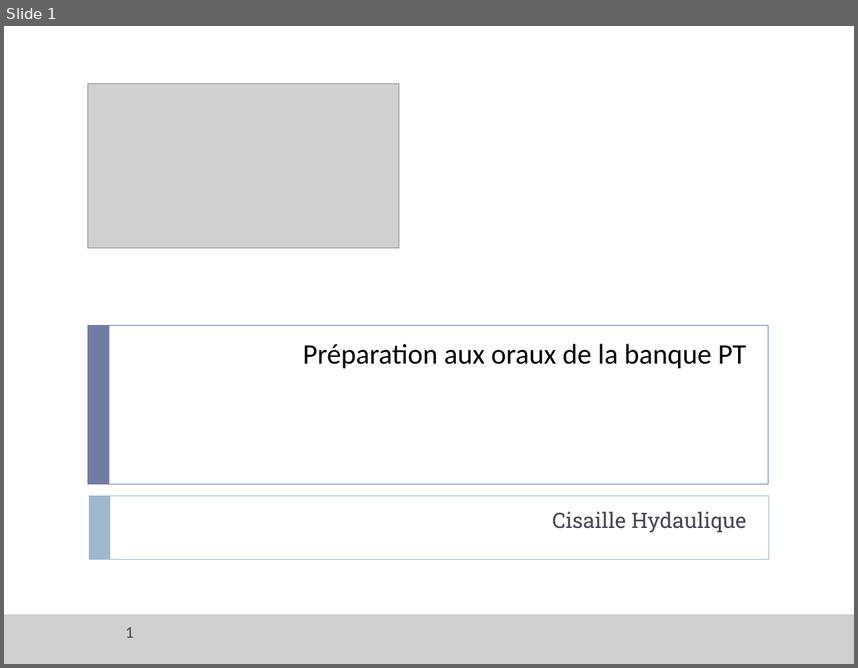
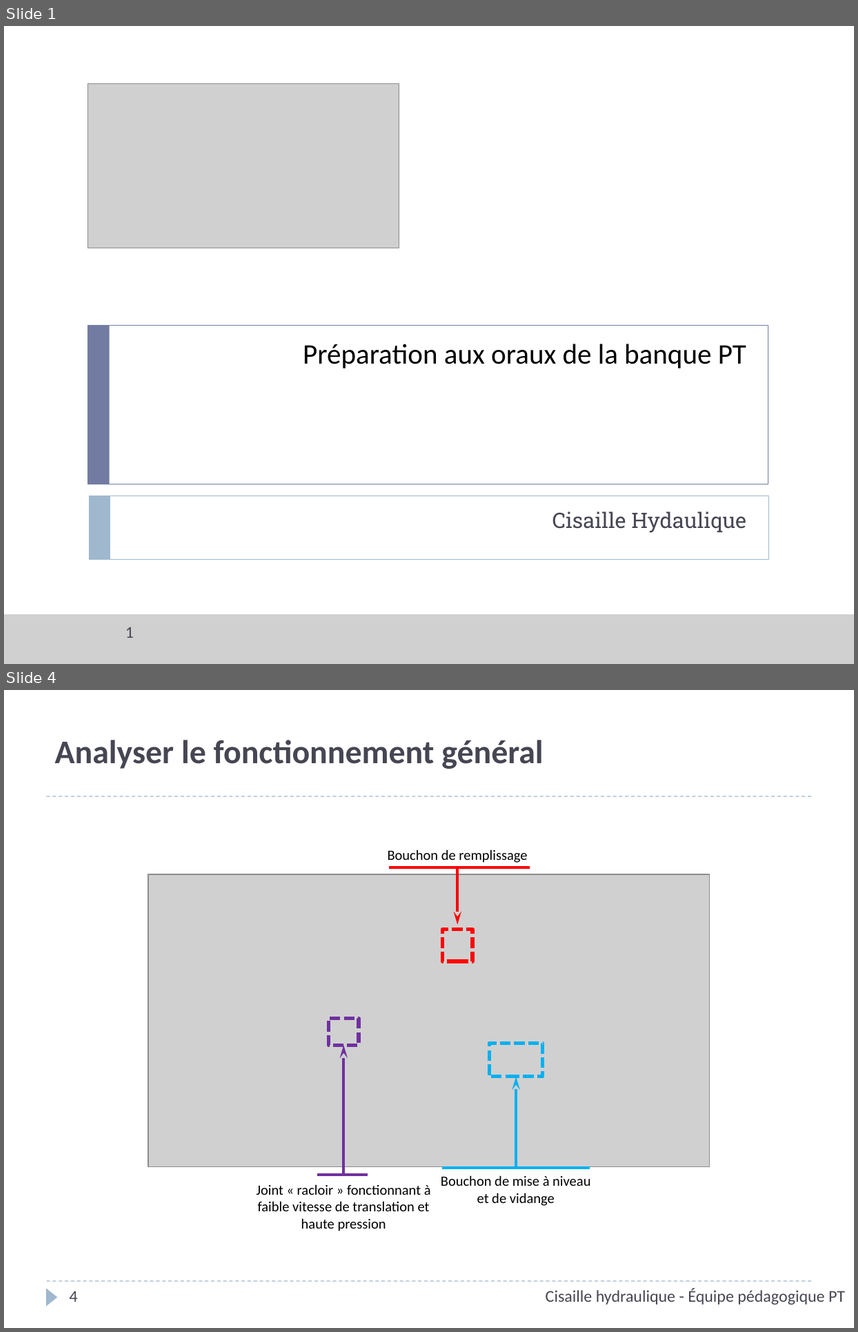
Before and after one commit to xpessoles/PT_Oraux, a slide deck: Interrogation_SII/03_Cisaille hydraulique/ServoMoteur_CommandeVanne_Corrige.pptx. Shown one above the other, each under a label of ours: slide 1 before the commit, slides 1 and 4 after it; the slides between them are not shown. The pictures are 858x668 and 858x1332 pixels, drawn with LibreOffice and Linux fonts; fonts in the diff are those of the drawing; grey boxes stand for pictures; background and template pictures are left out. Boxes give left, top, right and bottom in pixels: in the first picture for what was removed or moved away, otherwise in the second. Text is boxed around its words. In the diff, an @@ line names an element or a change of style, - is before the commit and + after.

```diff
--- a/Interrogation_SII/03_Cisaille hydraulique/ServoMoteur_CommandeVanne_Corrige.pptx
+++ b/Interrogation_SII/03_Cisaille hydraulique/ServoMoteur_CommandeVanne_Corrige.pptx
@@ slide 4 added at bbox=[4, 690, 854, 1328], background #FFFFFF @@
@@ title added at bbox=[55, 740, 543, 769], 28 pt, text #464653, bold @@
+Analyser le fonctionnement général
@@ line added from (47, 796) to (811, 796), #9FB8CD 0.75 pt dashed @@
@@ text added at bbox=[388, 849, 527, 862], 12 pt, text #000000 @@
+Bouchon de remplissage
@@ picture added at bbox=[148, 874, 711, 1167] @@
@@ line added from (389, 867) to (529, 867), #FF0000 2.25 pt @@
@@ arrow added from (457, 867) to (457, 925), #FF0000 2.25 pt @@
@@ rectangle added at bbox=[443, 929, 473, 961], outline #FF0000 3 pt dashed @@
@@ rectangle added at bbox=[329, 1018, 359, 1045], outline #7030A0 3 pt dashed @@
@@ arrow added from (344, 1174) to (344, 1045), #7030A0 2.25 pt @@
@@ rectangle added at bbox=[489, 1043, 543, 1076], outline #00B0F0 3 pt dashed @@
@@ arrow added from (516, 1167) to (516, 1077), #00B0F0 2.25 pt @@
@@ text added at bbox=[257, 1184, 431, 1231], 12 pt, text #000000 @@
+Joint « racloir » fonctionnant à faible vitesse de translation et haute pression
@@ line added from (318, 1174) to (368, 1174), #7030A0 2.25 pt @@
@@ text added at bbox=[441, 1175, 590, 1205], 12 pt, text #000000 @@
+Bouchon de mise à niveau et de vidange
@@ line added from (443, 1167) to (590, 1167), #00B0F0 2.25 pt @@
@@ line added from (47, 1281) to (811, 1281), #9FB8CD 0.75 pt dashed @@
@@ triangle added at bbox=[47, 1288, 58, 1305], fill #9FB8CD @@
@@ text added at bbox=[546, 1288, 845, 1304], 14 pt, text #464653 @@
+Cisaille hydraulique - Équipe pédagogique PT
@@ page number added at bbox=[70, 1290, 78, 1301], 14 pt, text #464653 @@
+4
```
Also in this commit, not shown: 6 slides changed, 6 other slides added, 2 other files.
